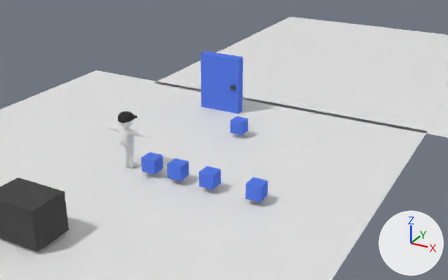
An edit to the Blender file _game_teste.blend, drawn before and after from the same camera.
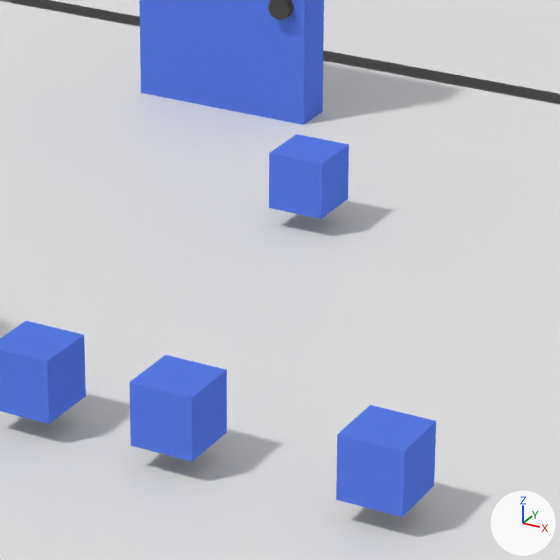
Each version appears first from a camera (50 mm lens) standing at (12.92, -16.31, 10.11) and looking at (1.88, 3.76, 0.07), and next in a close-up on the part from 38% to 66% of the width and 31% to 76% of the height. The lights are fixed; the arrows at lower right show +X, +Y and +Z.

The first close-up shows 'Dors', 'Plane', 'Plane.002', 'item', 'item.001', 'item.003', 'item.004'.
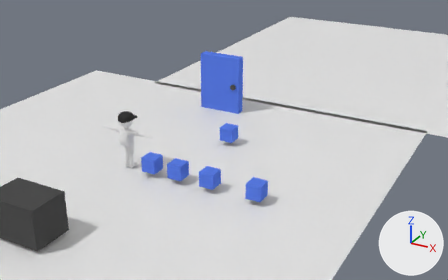
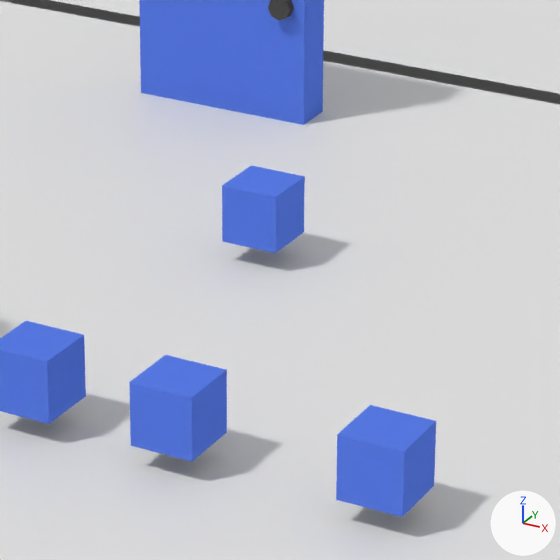
The edits, one by one:
Object 'item.004' (ob_item_004) moves from (2.155, 4.548, 0.469) to (2.155, 3.669, 0.469).

What differs and where, as boxes [x1, y1, x2, y2] in the close-ups (560 x 560 px):
'item.004', moved
    before: [269, 134, 349, 219]
    after: [222, 165, 305, 253]
